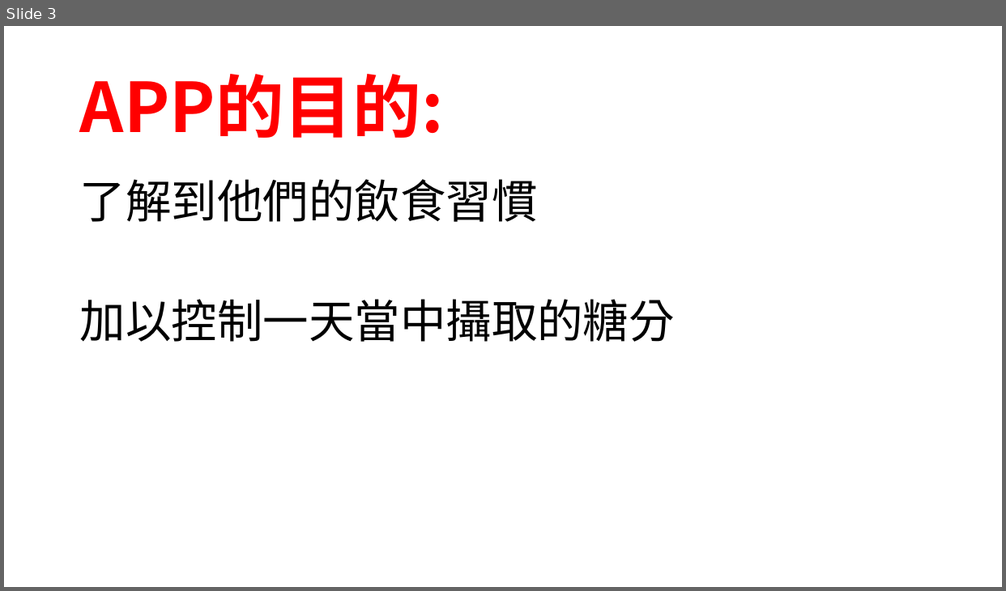
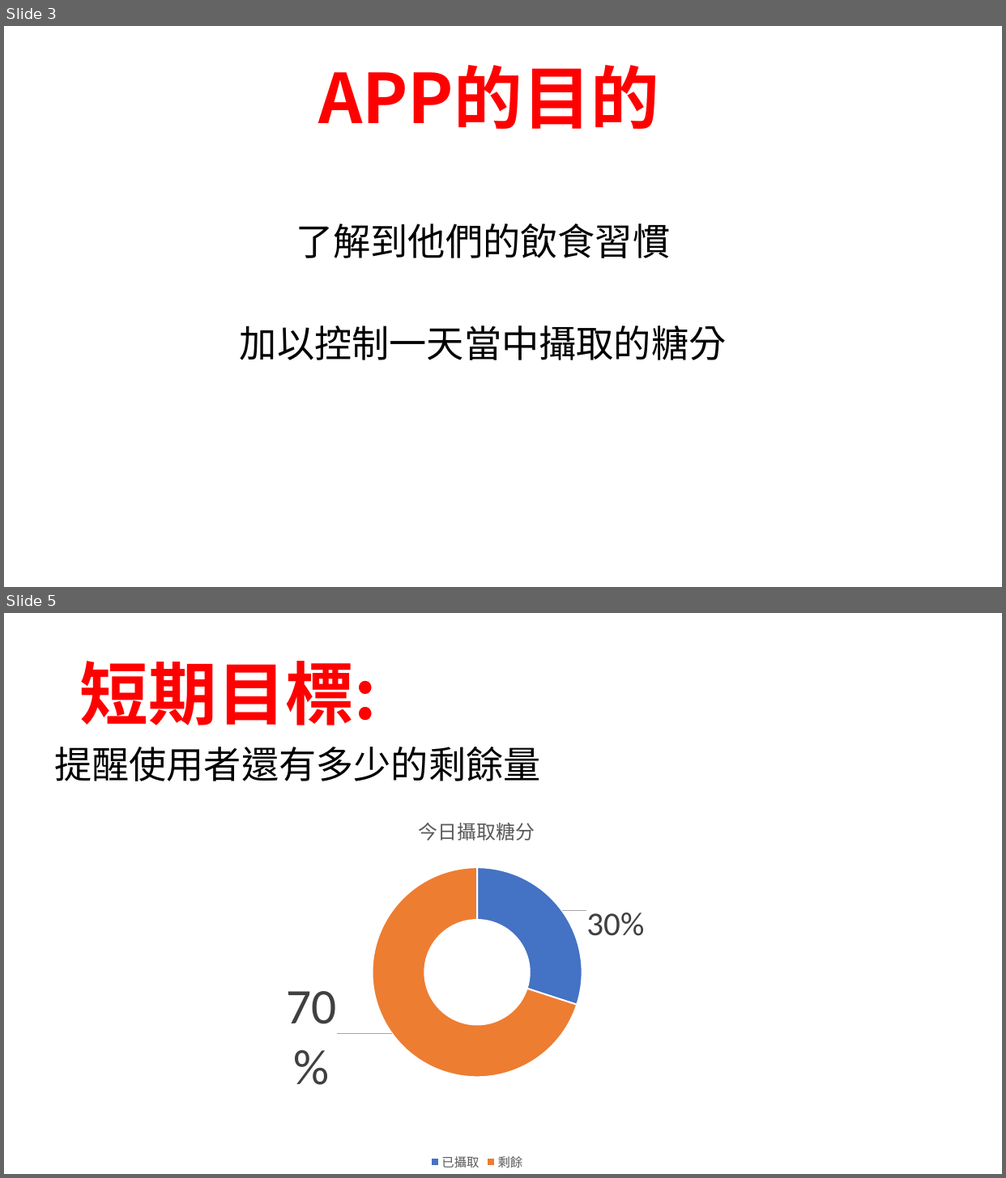
Before and after one commit to amy58328/DataBase, a slide deck: 資料庫專題/Health Keeper.pptx. Shown one above the other, each under a label of ours: slide 3 before the commit, slides 3 and 5 after it; the slides between them are not shown. The pictures are 1006x591 and 1006x1178 pixels, drawn with LibreOffice and Linux fonts; fonts in the diff are those of the drawing; background and template pictures are left out. Boxes give left, top, right and bottom in pixels: in the first picture for what was removed or moved away, otherwise in the second. Text is boxed around its words. In the diff, an @@ line names an element or a change of style, - is before the commit and + after.

```diff
--- a/資料庫專題/Health Keeper.pptx
+++ b/資料庫專題/Health Keeper.pptx
@@ slide 5 added at [4,613,1002,1174], background picture (left out) @@
@@ title added at [80,661,377,726], 66 pt, text #FF0000, bold @@
+短期目標:
@@ text added at [54,747,541,781], 36 pt, text #000000 @@
+提醒使用者還有多少的剩餘量
@@ doughnut chart added at [189,799,765,1174] @@
+title "今日攝取糖分"
+categories: 已攝取, 剩餘
+今日攝取糖分: 0.3, 0.7, -, -
@@ slide 3 changed as well @@
@@ title at [318,65,659,129]: text changed @@
-APP的目的:
+APP的目的
@@ text "了解到他們的飲食習慣": place and size @@
-text "了解到他們的飲食習慣" at [80,179,675,342]
+text "了解到他們的飲食習慣" at [240,224,727,361]
@@ text "了解到他們的飲食習慣" at [240,224,727,361]: size 44 to 36 pt, font Calibri to Noto Sans CJK SC; alignment left to centre @@
```
Also in this commit, not shown: 4 other slides changed, 5 other slides added, 1 slide removed.
